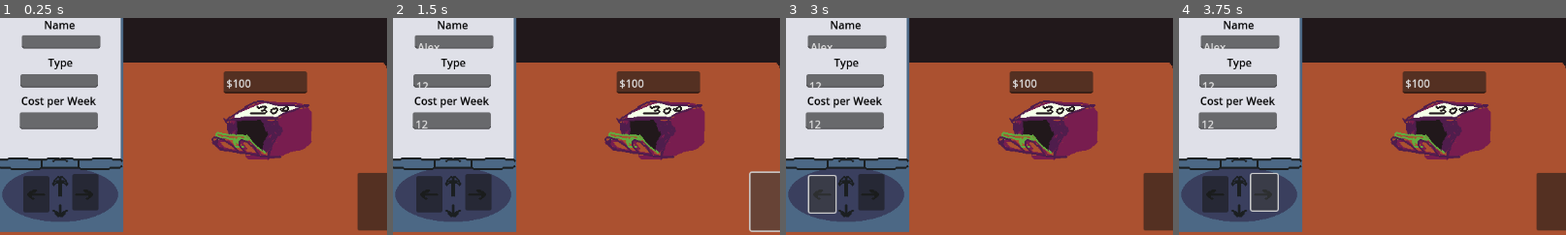
Above: before the commit, frames 1-4 (left to right).
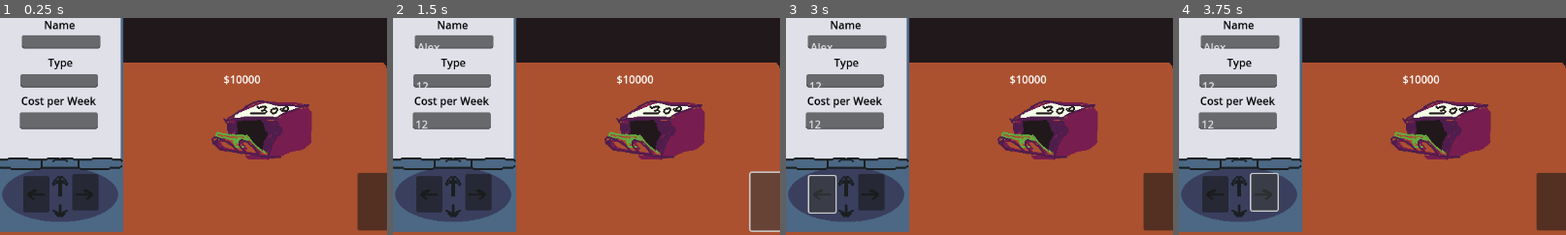
Above: after the commit, the same moments.

Repository: deruitda/ludum-dare-58
Game: Godot game, scene res://main.tscn
Same seed, same stepped clock (60 frames per second), same inputs: the game is played once before the commit and once after it.
Inputs (mouse positions are % of the whole screen's width and height, from its top left):
- Up to frame 1 (0.25 s): no input
- Up to frame 2 (1.5 s): click (44, 55) at 0.52 s; type "Alex" at 0.6 s; click (44, 64) at 0.75 s; type "12" at 0.83 s; click (44, 73) at 0.98 s; type "12" at 1.07 s; click "Next Week" at 1.25 s
- Up to frame 3 (3 s): click "Next Week" at 2 s; click (41, 90) at 2.75 s
- Up to frame 4 (3.75 s): click (47, 90) at 3.5 s
The pictures show only the part of the screen within x 36-86%, y 49-99%; the shares and areas given below are measured in that part.

The runs differ from the first frame. In frame 1, 2.2% of the frame differs, in the area x 57-80%, y 24-35%; in frame 2, 2.2%; in frame 3, 2.2%; in frame 4, 2.2%.
Error in both runs: Out of bounds get index '-1' (on base: 'Array[Worker]') (res://desk/phone.gd:47)

Commit message:
costs money to hire peeps

Diff:
--- /dev/null
+++ b/desk/money_counter.gd
@@ -0,0 +1,11 @@
+extends Sprite2D
+class_name MoneyCounter
+
+@export var money_label: Label
+
+func _ready() -> void:
+	on_money_changed(GameState.total_money)
+	SignalBus.money_changed.connect(on_money_changed)
+
+func on_money_changed(new_amount: int) -> void:
+	money_label.text = "$" + str(new_amount)
--- a/desk/money_counter.tscn
+++ b/desk/money_counter.tscn
@@ -1,11 +1,14 @@
-[gd_scene load_steps=2 format=3 uid="uid://04sehxv1q6xu"]
+[gd_scene load_steps=3 format=3 uid="uid://04sehxv1q6xu"]
 
 [ext_resource type="Texture2D" uid="uid://btt5dlu1r12te" path="res://assets/proto/money-counter.png" id="1_rw6nr"]
+[ext_resource type="Script" uid="uid://dvtk7qgepy2gv" path="res://desk/money_counter.gd" id="2_yttuf"]
 
-[node name="MoneyCounter" type="Sprite2D"]
+[node name="MoneyCounter" type="Sprite2D" node_paths=PackedStringArray("money_label")]
 texture = ExtResource("1_rw6nr")
+script = ExtResource("2_yttuf")
+money_label = NodePath("MoneyLabel")
 
-[node name="TextEdit" type="TextEdit" parent="."]
+[node name="MoneyLabel" type="Label" parent="."]
 offset_left = -61.0
 offset_top = -86.0
 offset_right = 63.0
--- a/desk/room.gd
+++ b/desk/room.gd
@@ -6,6 +6,13 @@
 @export var resumes: Resumes
 @export var phone: Phone
 
+signal progress_button_click()
+
 func _ready() -> void:
 	resumes.set_candidate_manager(candidate_manager)
 	phone.set_worker_manager(worker_manager)
+
+
+func _on_progress_button_click() -> void:
+	progress_button_click.emit()
+	pass # Replace with function body.
--- a/desk/room.tscn
+++ b/desk/room.tscn
@@ -24,3 +24,12 @@
 
 [node name="Resumes" parent="." instance=ExtResource("2_xcxlp")]
 position = Vector2(208, 413)
+
+[node name="ProgressButton" type="Button" parent="."]
+offset_left = 951.0
+offset_top = 551.0
+offset_right = 1142.0
+offset_bottom = 637.0
+text = "Next Week"
+
+[connection signal="button_up" from="ProgressButton" to="." method="_on_progress_button_click"]
--- /dev/null
+++ b/game_manager.gd
@@ -0,0 +1,14 @@
+extends Node
+class_name GameManager
+
+@export var candidate_manager: CandidateManager
+@export var worker_manager: WorkerManager
+
+func _on_room_progress_button_click() -> void:
+	candidate_manager.generate_worker()
+	candidate_manager.generate_worker()
+
+	for worker in worker_manager.get_workers():
+		GameState.spend_money(worker.cost_per_week)
+
+	GameState.progress_to_next_week()
--- a/main.tscn
+++ b/main.tscn
@@ -1,9 +1,10 @@
-[gd_scene load_steps=5 format=3 uid="uid://c6vd1ct10le5s"]
+[gd_scene load_steps=6 format=3 uid="uid://c6vd1ct10le5s"]
 
 [ext_resource type="Script" uid="uid://vkhugeyoj47s" path="res://main.gd" id="1_3fcf7"]
 [ext_resource type="PackedScene" uid="uid://bpa13iucdr4gj" path="res://desk/room.tscn" id="2_1bvp3"]
 [ext_resource type="PackedScene" uid="uid://7djoso36p0b4" path="res://managers/candidate_manager.tscn" id="3_1bvp3"]
 [ext_resource type="PackedScene" uid="uid://bqspr2io7mkjl" path="res://managers/worker_manager.tscn" id="4_lquwl"]
+[ext_resource type="Script" uid="uid://b10w3xmnbpwwf" path="res://game_manager.gd" id="5_lquwl"]
 
 [node name="Main" type="Node2D" node_paths=PackedStringArray("candidate_manager")]
 script = ExtResource("1_3fcf7")
@@ -13,18 +14,14 @@
 candidate_manager = NodePath("../CandidateManager")
 worker_manager = NodePath("../WorkerManager")
 
-[node name="Button" type="Button" parent="."]
-offset_left = 951.0
-offset_top = 551.0
-offset_right = 1142.0
-offset_bottom = 637.0
-text = "Next Week"
-
 [node name="CandidateManager" parent="." instance=ExtResource("3_1bvp3")]
 
 [node name="WorkerManager" parent="." node_paths=PackedStringArray("candidate_manager") instance=ExtResource("4_lquwl")]
 candidate_manager = NodePath("../CandidateManager")
 
-[node name="GameManager" type="Node" parent="."]
+[node name="GameManager" type="Node" parent="." node_paths=PackedStringArray("candidate_manager", "worker_manager")]
+script = ExtResource("5_lquwl")
+candidate_manager = NodePath("../CandidateManager")
+worker_manager = NodePath("../WorkerManager")
 
-[connection signal="button_up" from="Button" to="." method="_on_button_button_up"]
+[connection signal="progress_button_click" from="Room" to="GameManager" method="_on_room_progress_button_click"]
--- a/project.godot
+++ b/project.godot
@@ -18,6 +18,7 @@
 [autoload]
 
 GameState="*res://states/game_state.gd"
+SignalBus="*res://signal_buses/signal_bus.gd"
 
 [rendering]
 
--- a/signal_buses/candidate_manager_signal_bus.gd
+++ /dev/null
@@ -1,3 +0,0 @@
-extends Node
-
-#signal hire_worker_button_pressed(worker: Worker)
--- /dev/null
+++ b/signal_buses/signal_bus.gd
@@ -0,0 +1,3 @@
+extends Node
+
+signal money_changed(new_amount: int)
--- a/states/game_state.gd
+++ b/states/game_state.gd
@@ -9,12 +9,17 @@
 
 func spend_money(amount: int) -> void:
 	total_money = total_money - amount
+	SignalBus.money_changed.emit(total_money)
 
 func collect_money(amount: int) -> void:
 	total_money = total_money + amount
+	SignalBus.money_changed.emit(total_money)
 
 func gain_respect(amount: int) -> void:
 	total_respect = total_respect + amount
 
 func lose_respect(amount: int) -> void:
 	total_respect = total_respect - amount
+
+func progress_to_next_week():
+	current_week = current_week + 1
Not shown, added: desk/money_counter.gd.uid
Not shown, added: game_manager.gd.uid
Renamed: signal_buses/candidate_manager_signal_bus.gd.uid -> signal_buses/signal_bus.gd.uid
